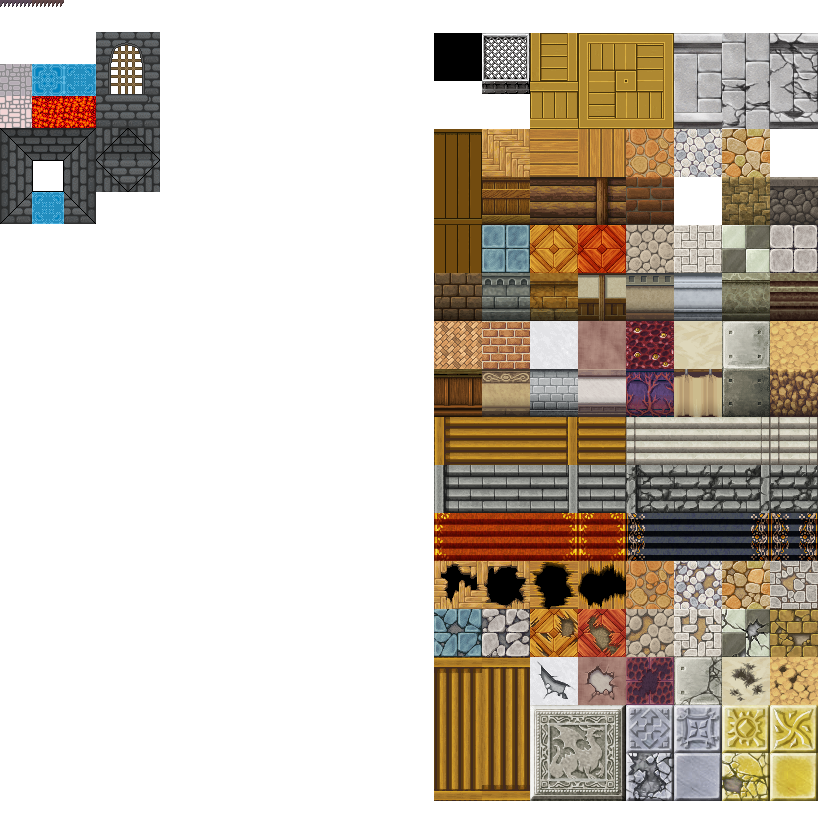
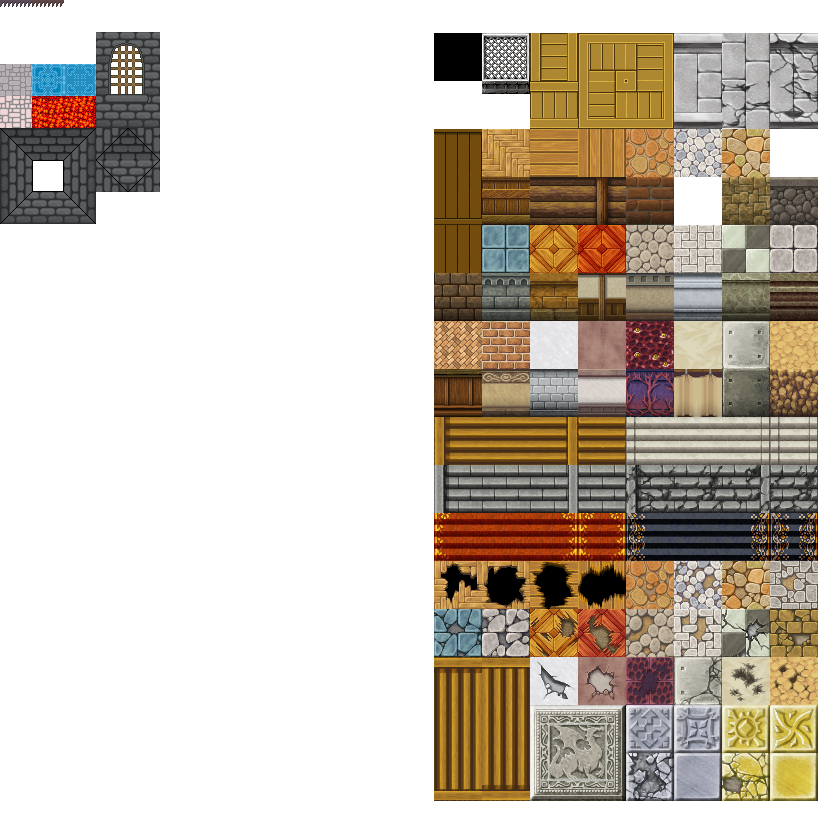
Comparing the layer stacks of the two (832, 832) images. Changes:
hid "Layer 3" over [32, 192, 64, 224]
